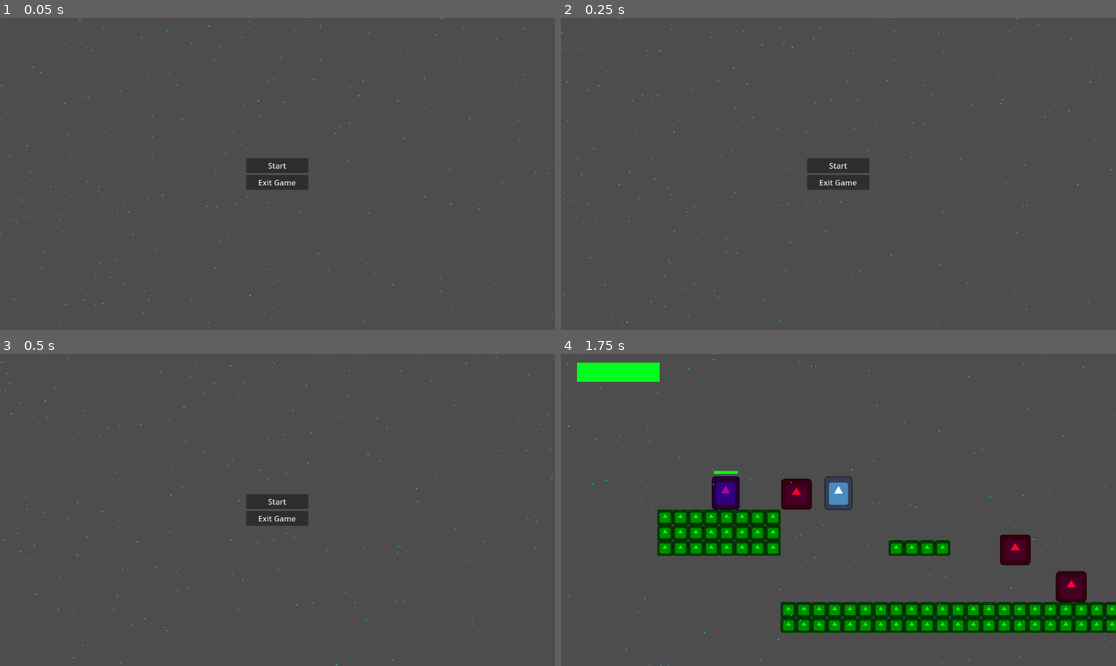
Above: before the commit, frames 1-4 (two rows, left to right).
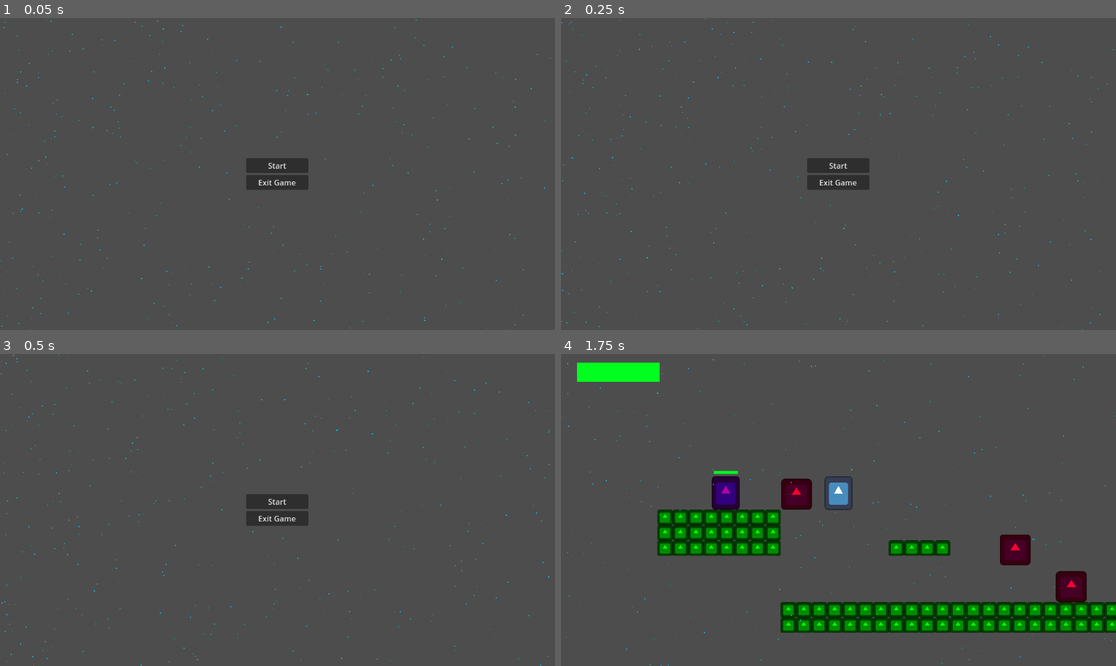
Above: after the commit, the same moments.

Repository: SimonHallefelt/Gun_Platformer
Game: Godot game, scene res://Interfaces/start_menu.tscn
Two runs of this game, one before a commit and one after it. Both use one fixed random seed, a clock stepped at 60 frames per second and the inputs below. The engine's default icon, where the game draws it, is replaced by a stand-in: a white triangle on a blue panel in a dark square.
Inputs:
- Up to frame 1 (0.05 s): no input
- Up to frame 2 (0.25 s): no input
- Up to frame 3 (0.5 s): no input
- Up to frame 4 (1.75 s): click "Start" at 0.5 s; tap Enter (enter) at 1.25, 1.35 s; hold W (up) from 1.28 s (still down); tap Shift (spring) at 1.52 s

The runs differ from the first frame. In frame 1, 0.4% of the frame differs, in the area x 0-100%, y 0-100%; in frame 2, 0.4%; in frame 3, 0.4%; in frame 4, nothing differs.

Commit message:
pause screen in progress

Diff:
--- /dev/null
+++ b/Interfaces/pause.gd
@@ -0,0 +1,23 @@
+extends CanvasLayer
+
+# Called when the node enters the scene tree for the first time.
+func _ready():
+	pass # Replace with function body.
+
+
+# Called every frame. 'delta' is the elapsed time since the previous frame.
+func _process(delta):
+	if Input.is_action_just_pressed("pause"):
+		get_tree().paused = !get_tree().paused
+		visible = !visible
+		print("pause = ", get_tree().paused)
+
+
+func _on_continue_pressed():
+	get_tree().paused = false
+	visible = false
+	print("pause = ", get_tree().paused)
+
+
+func _on_main_menu_pressed():
+	pass # Replace with function body.
--- /dev/null
+++ b/Interfaces/pause.tscn
@@ -0,0 +1,57 @@
+[gd_scene load_steps=3 format=3 uid="uid://bofuy7rxgwp2r"]
+
+[ext_resource type="Script" path="res://Interfaces/pause.gd" id="1_xv0y7"]
+
+[sub_resource type="LabelSettings" id="LabelSettings_mtnew"]
+line_spacing = 10.0
+font_size = 64
+
+[node name="pause" type="CanvasLayer"]
+process_mode = 3
+script = ExtResource("1_xv0y7")
+
+[node name="ColorRect" type="ColorRect" parent="."]
+self_modulate = Color(0.152941, 0.152941, 0.152941, 0.588235)
+anchors_preset = 15
+anchor_right = 1.0
+anchor_bottom = 1.0
+grow_horizontal = 2
+grow_vertical = 2
+
+[node name="Control" type="Control" parent="."]
+layout_mode = 3
+anchors_preset = 15
+anchor_right = 1.0
+anchor_bottom = 1.0
+grow_horizontal = 2
+grow_vertical = 2
+
+[node name="CenterContainer" type="CenterContainer" parent="Control"]
+layout_mode = 1
+anchors_preset = 15
+anchor_right = 1.0
+anchor_bottom = 1.0
+grow_horizontal = 2
+grow_vertical = 2
+
+[node name="VBoxContainer" type="VBoxContainer" parent="Control/CenterContainer"]
+layout_mode = 2
+
+[node name="Label" type="Label" parent="Control/CenterContainer/VBoxContainer"]
+layout_mode = 2
+text = "PAUSE"
+label_settings = SubResource("LabelSettings_mtnew")
+horizontal_alignment = 1
+
+[node name="continue" type="Button" parent="Control/CenterContainer/VBoxContainer"]
+layout_mode = 2
+text = "          Continue          "
+expand_icon = true
+
+[node name="main_menu" type="Button" parent="Control/CenterContainer/VBoxContainer"]
+layout_mode = 2
+text = "Main menu
+"
+
+[connection signal="pressed" from="Control/CenterContainer/VBoxContainer/continue" to="." method="_on_continue_pressed"]
+[connection signal="pressed" from="Control/CenterContainer/VBoxContainer/main_menu" to="." method="_on_main_menu_pressed"]
--- a/Interfaces/start_menu.tscn
+++ b/Interfaces/start_menu.tscn
@@ -7,6 +7,7 @@
 script = ExtResource("1_xuhr3")
 
 [node name="screen_particle_effect_1" parent="." instance=ExtResource("2_jrd61")]
+position = Vector2(0, 500)
 
 [node name="Control" type="Control" parent="."]
 layout_mode = 3
--- a/project.godot
+++ b/project.godot
@@ -55,3 +55,9 @@
 "events": [Object(InputEventKey,"resource_local_to_scene":false,"resource_name":"","device":-1,"window_id":0,"alt_press …(182 unchanged characters)…
 ]
 }
+pause={
+"deadzone": 0.5,
+"events": [Object(InputEventKey,"resource_local_to_scene":false,"resource_name":"","device":-1,"window_id":0,"alt_pressed":false,"shift_pressed":false,"ctrl_pressed":false,"meta_pressed":false,"pressed":false,"keycode":0,"physical_keycode":4194305,"key_label":0,"unicode":0,"echo":false,"script":null)
+, Object(InputEventKey,"resource_local_to_scene":false,"resource_name":"","device":-1,"window_id":0,"alt_pressed":false,"shift_pressed":false,"ctrl_pressed":false,"meta_pressed":false,"pressed":false,"keycode":0,"physical_keycode":80,"key_label":0,"unicode":112,"echo":false,"script":null)
+]
+}
